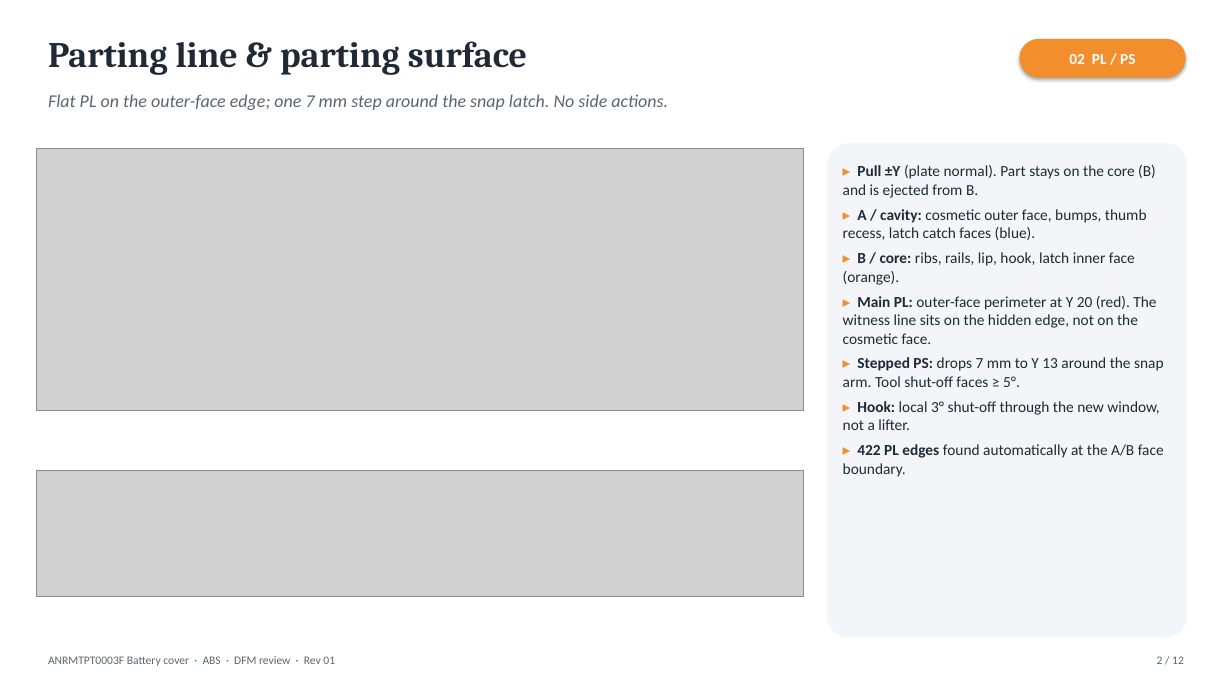
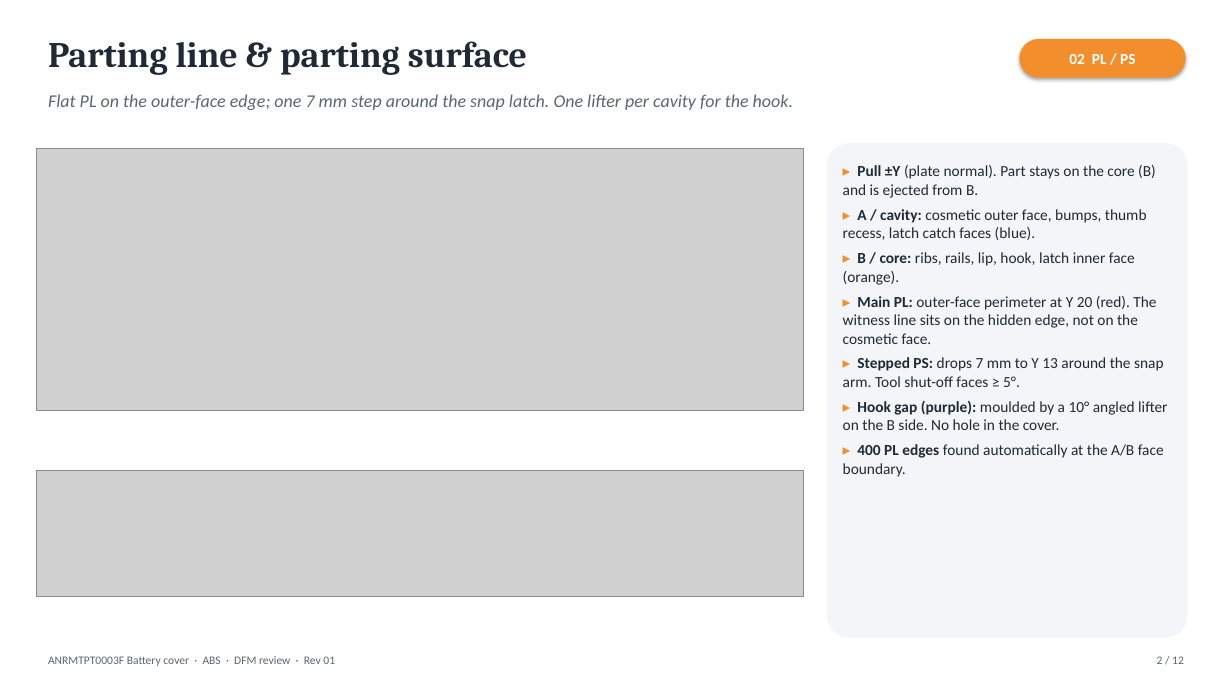
Before and after one commit to moatazmostafaeleraky-eng/Moataz-engineering, a slide deck: slide 2 of output/DFM.pptx. Drawn at 1232x693 pixels with LibreOffice and Linux fonts; fonts in the diff are those of the drawing; grey boxes stand for pictures. Boxes give left, top, right and bottom in pixels: in the first picture for what was removed or moved away, otherwise in the second. Text is boxed around its words. In the diff, an @@ line names an element or a change of style, - is before the commit and + after.

```diff
--- a/output/DFM.pptx
+++ b/output/DFM.pptx
@@ text at bbox=[48, 94, 793, 110]: text changed @@
-Flat PL on the outer-face edge; one 7 mm step around the snap latch. No side actions.
+Flat PL on the outer-face edge; one 7 mm step around the snap latch. One lifter per cavity for the hook.
@@ text at bbox=[843, 401, 1167, 477]: text changed @@
-▸ Hook: local 3° shut-off through the new window, not a lifter.
-▸ 422 PL edges found automatically at the A/B face boundary.
+▸ Hook gap (purple): moulded by a 10° angled lifter on the B side. No hole in the cover.
+▸ 400 PL edges found automatically at the A/B face boundary.
```
Also in this commit, not shown: 10 other slides changed, 17 other files.
